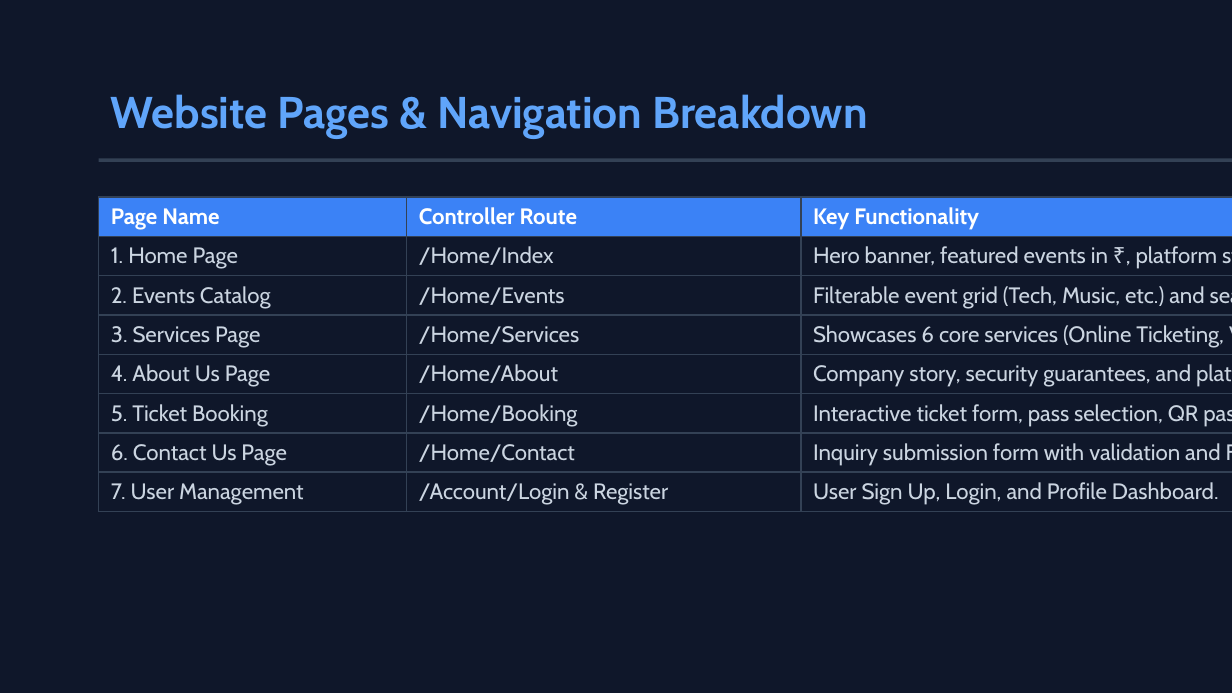
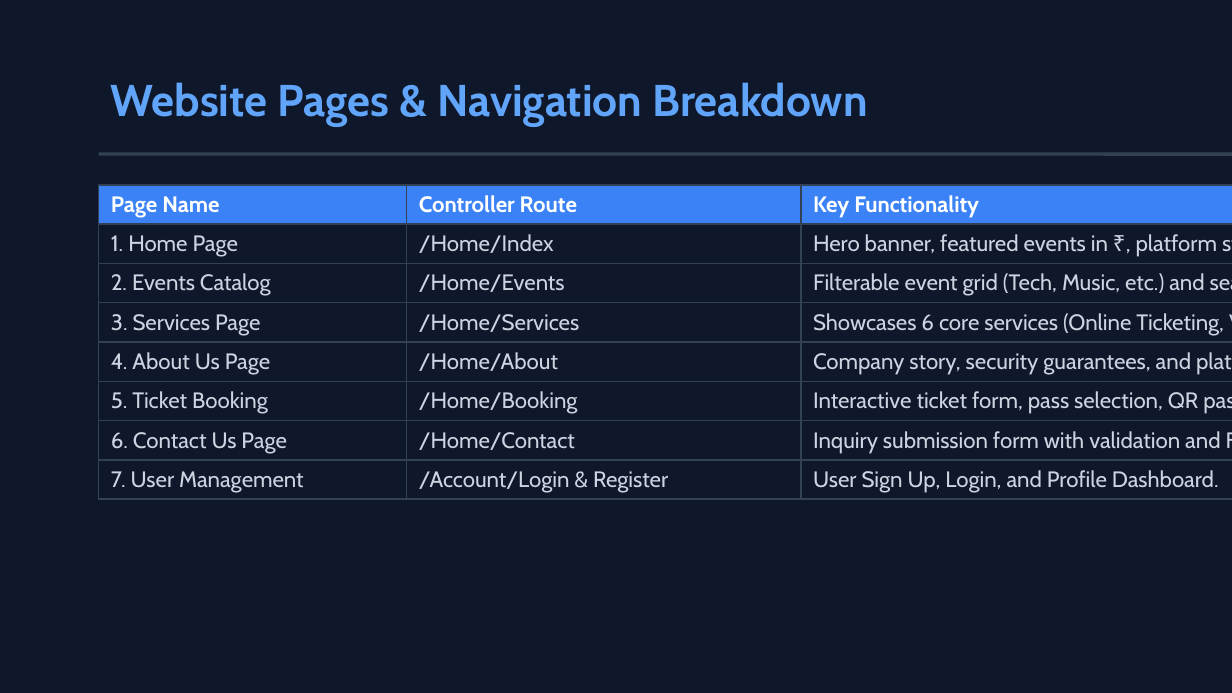
Before and after one commit to sakaliyavinay/EventEase, a slide deck: slide 5 of EventEase_Presentation.pptx. Drawn at 1232x693 pixels with LibreOffice and Linux fonts; fonts in the diff are those of the drawing. Boxes give left, top, right and bottom in pixels: in the first picture for what was removed or moved away, otherwise in the second. Text is boxed around its words. In the diff, an @@ line names an element or a change of style, - is before the commit and + after.

```diff
--- a/EventEase_Presentation.pptx
+++ b/EventEase_Presentation.pptx
@@ text "Website Pages & Navigation Breakdown" moved from (x1=111, y1=94, x2=868, y2=139) to (x1=111, y1=82, x2=868, y2=126) @@
@@ line moved from (99, 160) - (1232, 160) to (99, 154) - (1232, 154) @@
@@ table moved from (x1=99, y1=197, x2=1232, y2=509) to (x1=99, y1=185, x2=1232, y2=497) @@
```
Also in this commit, not shown: 9 other slides changed, 1 other file.
